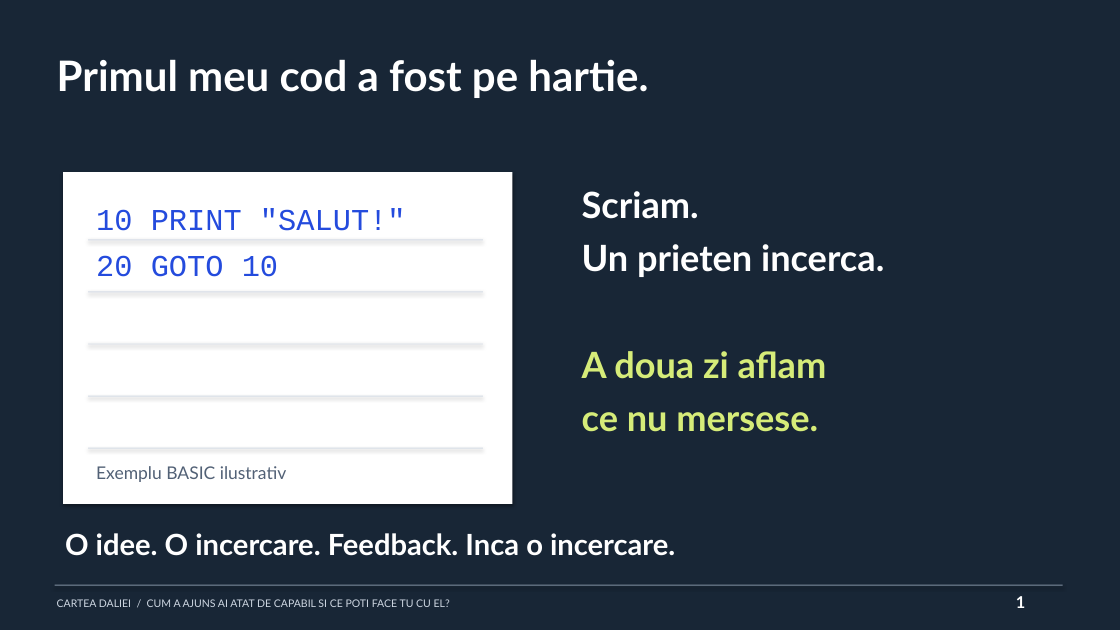
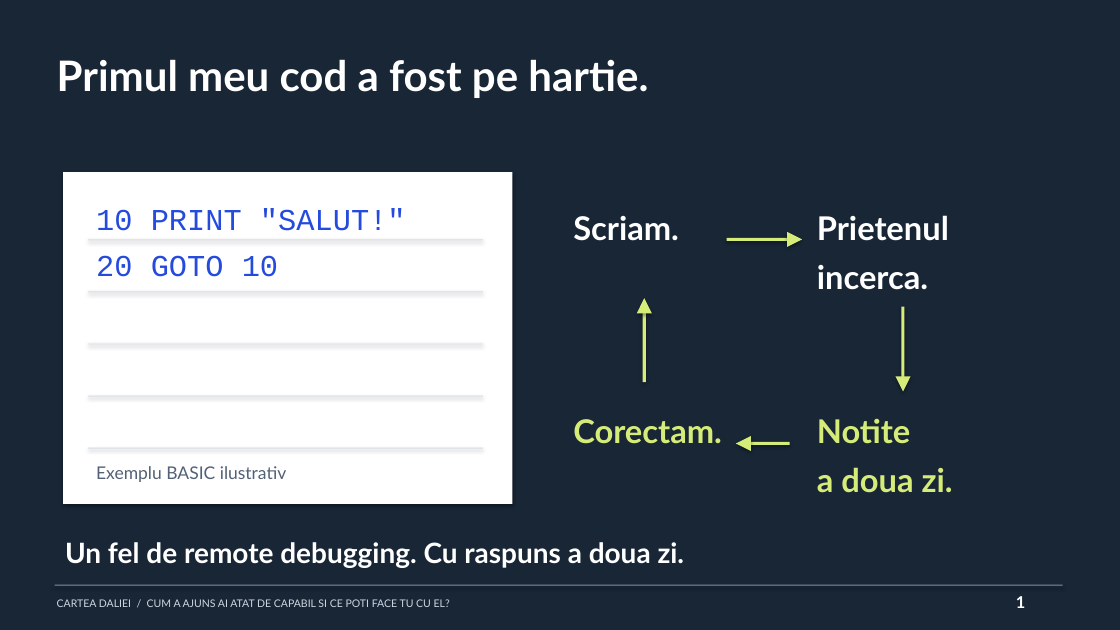
Before and after one commit to dragoshont/cartea-daliei-event-prep, a slide deck: slide 1 of downloads/cartea-daliei-ai.pptx. Drawn at 1120x630 pixels with LibreOffice and Linux fonts; fonts in the diff are those of the drawing. Boxes give left, top, right and bottom in pixels: in the first picture for what was removed or moved away, otherwise in the second. Text is boxed around its words. In the diff, an @@ line names an element or a change of style, - is before the commit and + after.

```diff
--- a/downloads/cartea-daliei-ai.pptx
+++ b/downloads/cartea-daliei-ai.pptx
@@ text "Scriam.": place and size @@
-text "Scriam." at <box>582,191,884,277</box>
+text "Scriam." at <box>573,216,679,241</box>
@@ text "Scriam." at <box>573,216,679,241</box>: size 31 to 28 pt @@
@@ rectangle added at <box>727,238,795,241</box>, fill #D6EC79 @@
@@ triangle added at <box>787,232,802,247</box>, fill #D6EC79 @@
@@ text added at <box>817,215,949,290</box>, 28 pt, text #FFFFFF, bold @@
+Prietenul
+incerca.
@@ text at <box>582,244,884,277</box>: paragraph removed @@
-Un prieten incerca.
@@ triangle added at <box>637,298,652,313</box>, fill #D6EC79 @@
@@ rectangle added at <box>643,306,646,382</box>, fill #D6EC79 @@
@@ rectangle added at <box>902,307,905,384</box>, fill #D6EC79 @@
@@ triangle added at <box>896,376,911,392</box>, fill #D6EC79 @@
@@ text added at <box>573,419,722,444</box>, 28 pt, text #D6EC79, bold @@
+Corectam.
@@ text at <box>817,418,953,493</box>: text changed; size 31 to 28 pt @@
-A doua zi aflam
-ce nu mersese.
+Notite
+a doua zi.
@@ triangle added at <box>736,436,751,451</box>, fill #D6EC79 @@
@@ rectangle added at <box>744,442,790,445</box>, fill #D6EC79 @@
@@ text removed at <box>65,533,675,556</box> @@
-O idee. O incercare. Feedback. Inca o incercare.
@@ text added at <box>65,542,685,568</box>, 24 pt, text #FFFFFF, bold @@
+Un fel de remote debugging. Cu raspuns a doua zi.
```
Also in this commit, not shown: 4 other slides changed, 8 other files.
